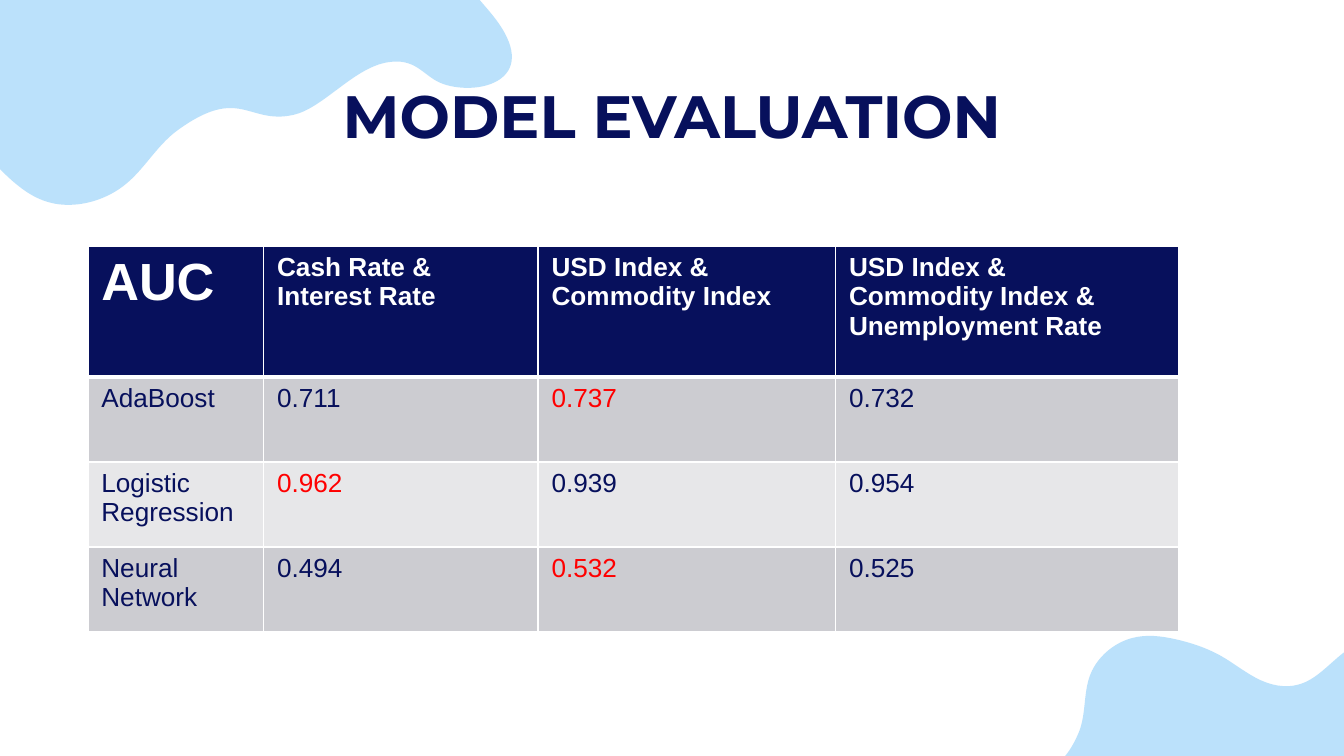
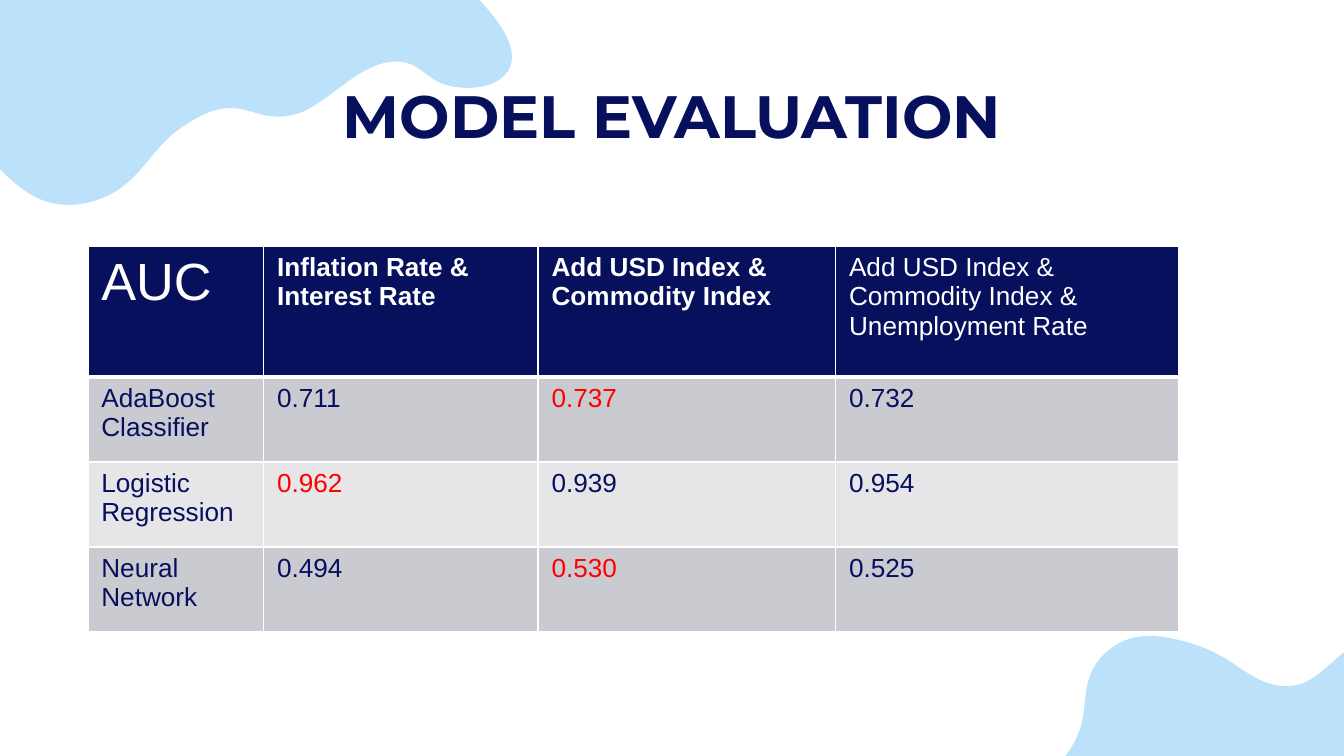
Before and after one commit to muhasenulhaque/Project-2-Machine-Learning-and-Algo-Trading, a slide deck: slide 17 of Presentation/FX_Master_Project_Presentation.pptx. Drawn at 1344x756 pixels with LibreOffice and Linux fonts; fonts in the diff are those of the drawing. Boxes give left, top, right and bottom in pixels: in the first picture for what was removed or moved away, otherwise in the second. Text is boxed around its words. In the diff, an @@ line names an element or a change of style, - is before the commit and + after.

Commit message:
final version for presentation

```diff
--- a/Presentation/FX_Master_Project_Presentation.pptx
+++ b/Presentation/FX_Master_Project_Presentation.pptx
@@ table at (87, 246, 1177, 640) @@
-row 1: AUC | Cash Rate & Interest Rate | USD Index & / Commodity Index | USD Index & / Commodity Index & Unemployment Rate
+row 1: AUC | Inflation Rate & Interest Rate | Add USD Index & / Commodity Index | Add USD Index & / Commodity Index & Unemployment Rate
-row 2, column 1: AdaBoost
+row 2, column 1: AdaBoost / Classifier
-row 4, column 3: 0.532
+row 4, column 3: 0.530
@@ fill #CCCCD2 to #CACAD1 in 8 cells @@
@@ fill #E7E7EA to #E6E6E9 in row 3 @@
```
Also in this commit, not shown: 8 other slides changed, 5 slides added, 4 slides removed, 13 other files.
